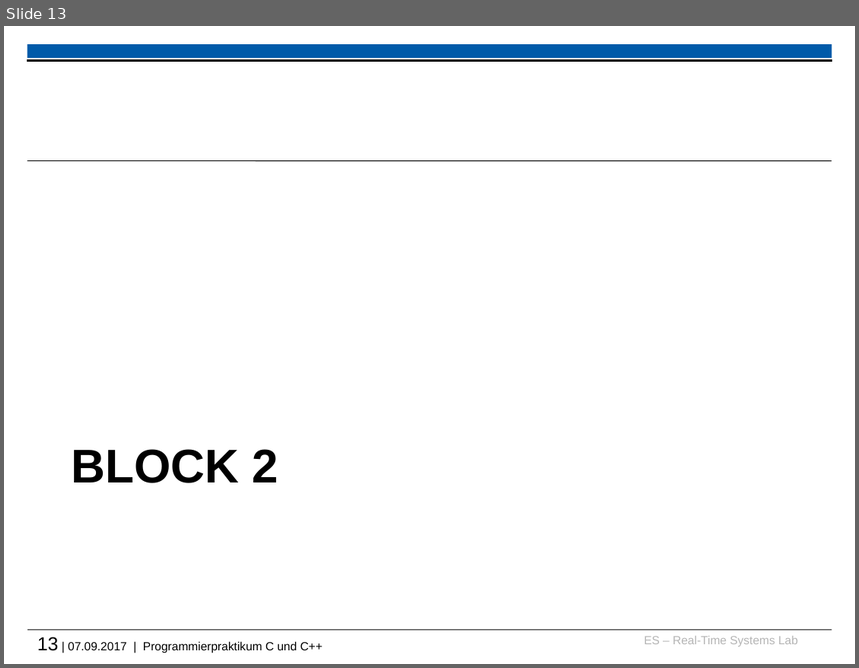
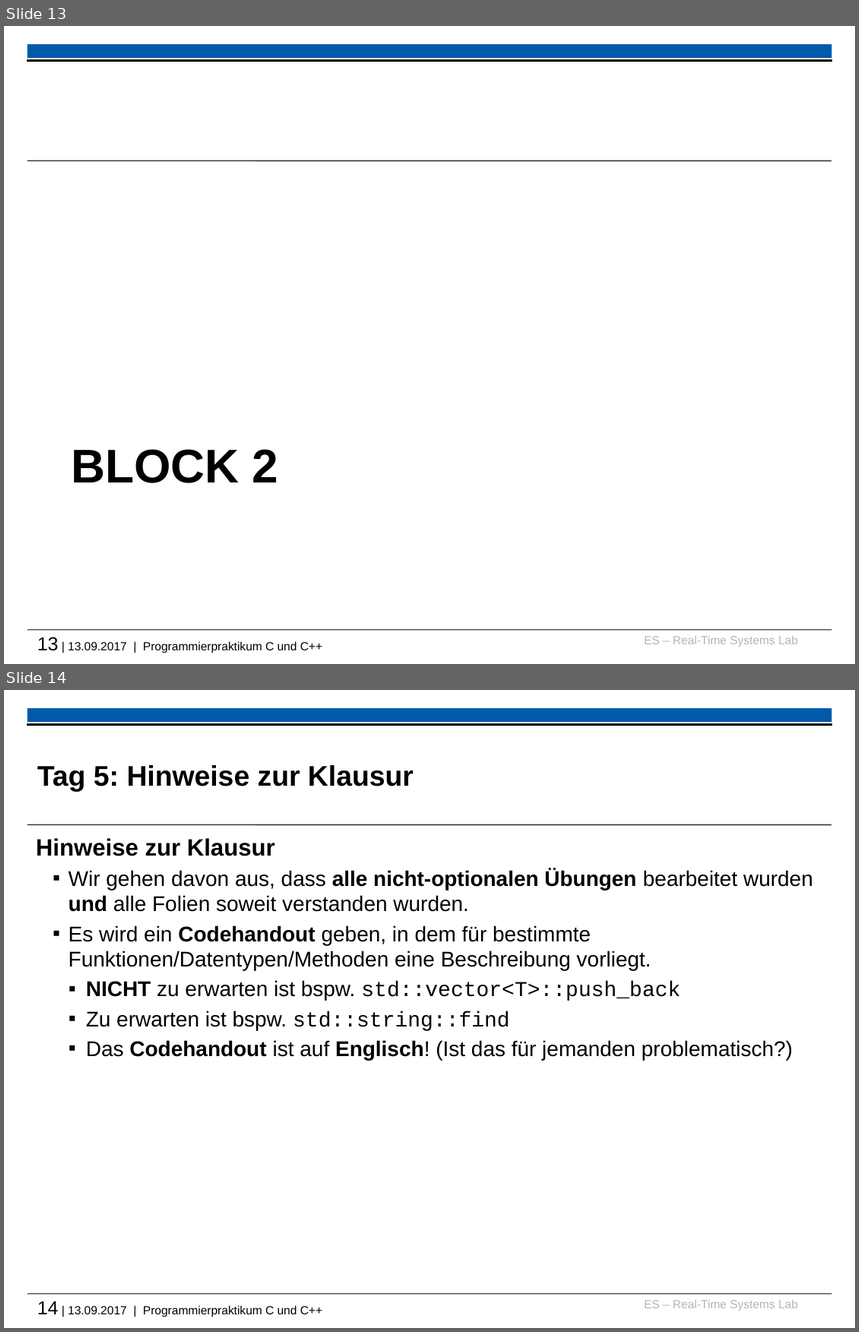
Before and after one commit to h82k/tud-cppp, a slide deck: 2017/recap_and_warmup_slides.pptx. Shown one above the other, each under a label of ours: slide 13 before the commit, slides 13 and 14 after it. The pictures are 859x668 and 859x1332 pixels, drawn with LibreOffice and Linux fonts; fonts in the diff are those of the drawing; background and template pictures are left out. Boxes give left, top, right and bottom in pixels: in the first picture for what was removed or moved away, otherwise in the second. Text is boxed around its words. In the diff, an @@ line names an element or a change of style, - is before the commit and + after.

Commit message:
Add exam slide for group 2

```diff
--- a/2017/recap_and_warmup_slides.pptx
+++ b/2017/recap_and_warmup_slides.pptx
@@ slide 14 added at bbox=[4, 690, 855, 1328], background #FFFFFF; not listed: 6 template elements that a slide beside it also shows @@
@@ title added at bbox=[37, 765, 414, 791], 24 pt, text #000000, bold @@
+Tag 5: Hinweise zur Klausur
@@ text added at bbox=[36, 838, 813, 1060], 18 pt, text #000000 @@
+Hinweise zur Klausur
+  ▪ Wir gehen davon aus, dass alle nicht-optionalen Übungen bearbeitet wurden und alle Folien soweit verstanden wurden.
+  ▪ Es wird ein Codehandout geben, in dem für bestimmte Funktionen/Datentypen/Methoden eine Beschreibung vorliegt.
+    ▪ NICHT zu erwarten ist bspw. std::vector<T>::push_back
+    ▪ Zu erwarten ist bspw. std::string::find
+    ▪ Das Codehandout ist auf Englisch! (Ist das für jemanden problematisch?)
@@ text at bbox=[37, 637, 322, 653]: text changed @@
-13 | 07.09.2017 | Programmierpraktikum C und C++
+13 | 13.09.2017 | Programmierpraktikum C und C++
```
